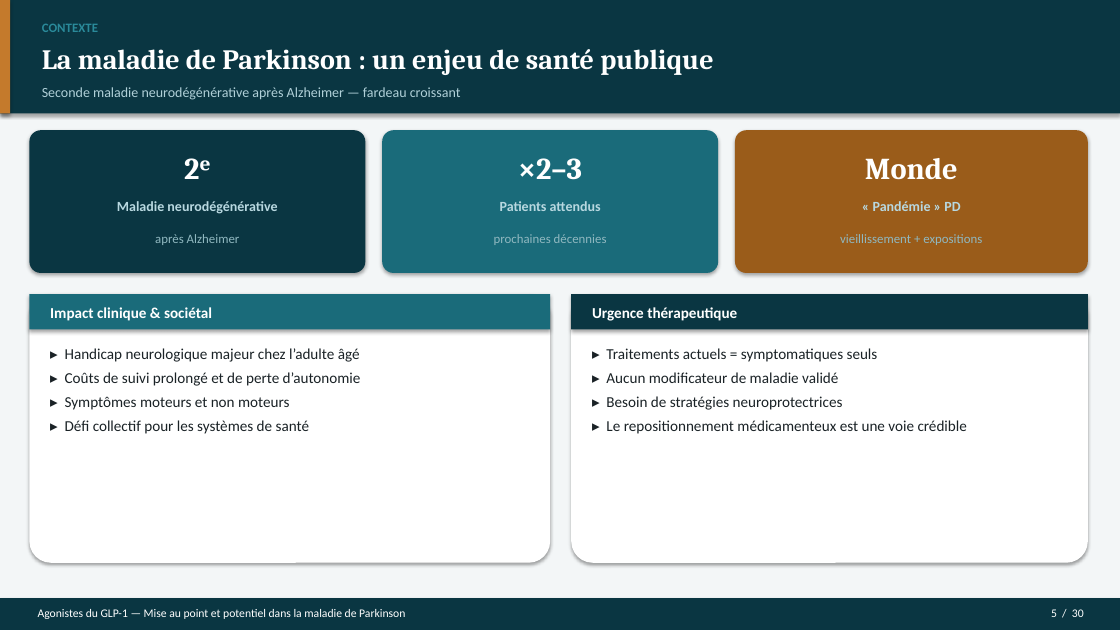
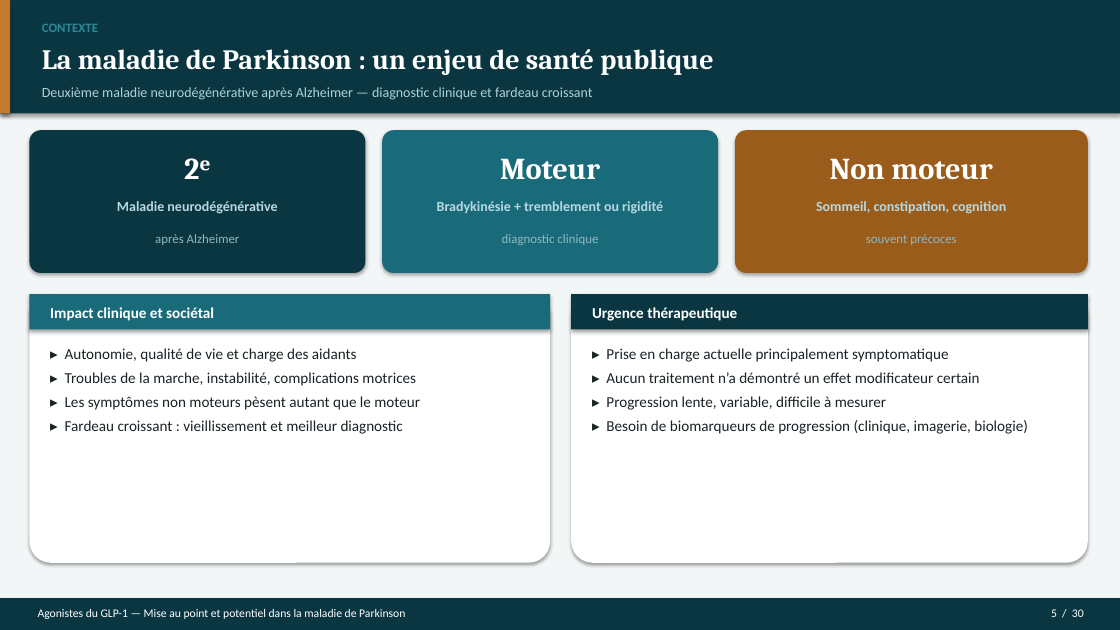
Before and after one commit to Mashtal-Platform/mashtal-platform, a slide deck: slide 5 of docs/presentation/Soutenance_GLP1_Parkinson.pptx. Drawn at 1120x630 pixels with LibreOffice and Linux fonts; fonts in the diff are those of the drawing. Boxes give left, top, right and bottom in pixels: in the first picture for what was removed or moved away, otherwise in the second. Text is boxed around its words. In the diff, an @@ line names an element or a change of style, - is before the commit and + after.

```diff
--- a/docs/presentation/Soutenance_GLP1_Parkinson.pptx
+++ b/docs/presentation/Soutenance_GLP1_Parkinson.pptx
@@ text at (42, 87, 593, 100): text changed @@
-Seconde maladie neurodégénérative après Alzheimer — fardeau croissant
+Deuxième maladie neurodégénérative après Alzheimer — diagnostic clinique et fardeau croissant
@@ text at (500, 158, 600, 180): text changed @@
-×2–3
+Moteur
@@ text at (830, 158, 993, 180): text changed @@
-Monde
+Non moteur
@@ text at (437, 201, 663, 214): text changed @@
-Patients attendus
+Bradykinésie + tremblement ou rigidité
@@ text at (816, 201, 1006, 214): text changed @@
-« Pandémie » PD
+Sommeil, constipation, cognition
@@ text at (502, 234, 598, 245): text changed @@
-prochaines décennies
+diagnostic clinique
@@ text at (866, 234, 956, 245): text changed @@
-vieillissement + expositions
+souvent précoces
@@ text at (50, 307, 214, 321): text changed @@
-Impact clinique & sociétal
+Impact clinique et sociétal
@@ text at (65, 348, 420, 434): text changed @@
-▸ Handicap neurologique majeur chez l’adulte âgé
-▸ Coûts de suivi prolongé et de perte d’autonomie
-▸ Symptômes moteurs et non moteurs
-▸ Défi collectif pour les systèmes de santé
+▸ Autonomie, qualité de vie et charge des aidants
+▸ Troubles de la marche, instabilité, complications motrices
+▸ Les symptômes non moteurs pèsent autant que le moteur
+▸ Fardeau croissant : vieillissement et meilleur diagnostic
@@ text at (606, 348, 1028, 434): text changed @@
-▸ Traitements actuels = symptomatiques seuls
-▸ Aucun modificateur de maladie validé
-▸ Besoin de stratégies neuroprotectrices
-▸ Le repositionnement médicamenteux est une voie crédible
+▸ Prise en charge actuelle principalement symptomatique
+▸ Aucun traitement n’a démontré un effet modificateur certain
+▸ Progression lente, variable, difficile à mesurer
+▸ Besoin de biomarqueurs de progression (clinique, imagerie, biologie)
```
Also in this commit, not shown: 19 other slides changed, 10 slides added, 10 slides removed, 7 other files.
